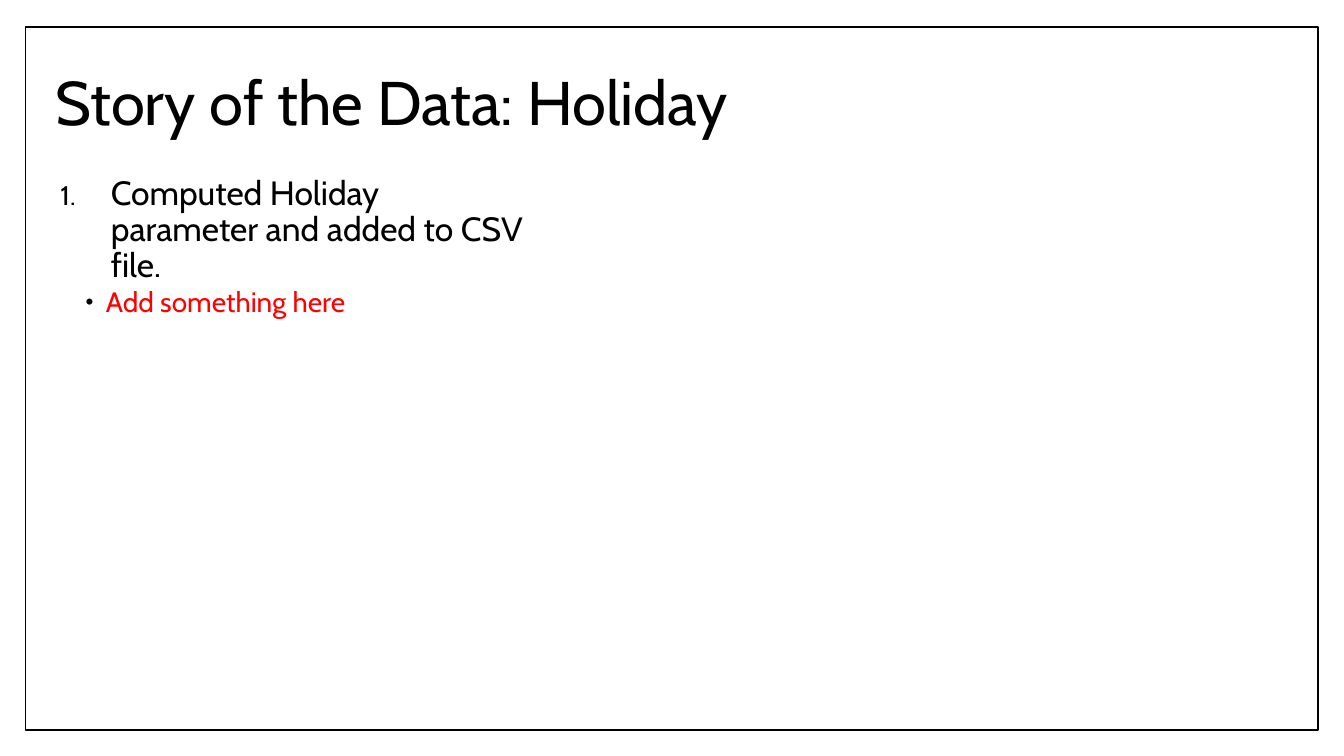
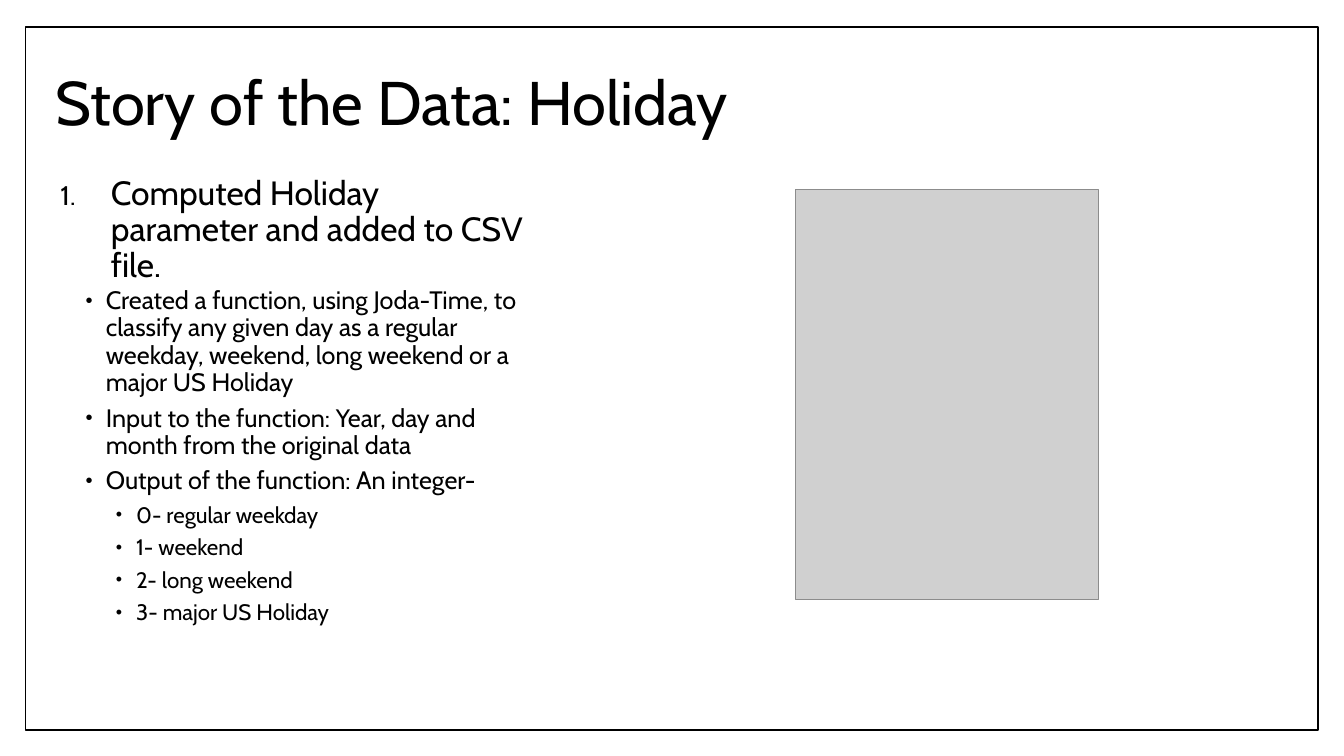
Before and after one commit to RoAjinkya/FlightDelay, a slide deck: slide 9 of docs/Final Presentation_FlightDelay.pptx. Drawn at 1344x756 pixels with LibreOffice and Linux fonts; fonts in the diff are those of the drawing; grey boxes stand for pictures. Boxes give left, top, right and bottom in pixels: in the first picture for what was removed or moved away, otherwise in the second. Text is boxed around its words. In the diff, an @@ line names an element or a change of style, - is before the commit and + after.

```diff
--- a/docs/Final Presentation_FlightDelay.pptx
+++ b/docs/Final Presentation_FlightDelay.pptx
@@ picture added at (797, 190, 1099, 599) @@
@@ text at (106, 290, 516, 626): text changed; size 20 to 18 pt; text colour #FF0000 to #000000 @@
-  • Add something here
+  • Created a function, using Joda-Time, to classify any given day as a regular weekday, weekend, long weekend or a major US Holiday
+  • Input to the function: Year, day and month from the original data
+  • Output of the function: An integer-
+    • 0- regular weekday
+    • 1- weekend
+    • 2- long weekend
+    • 3- major US Holiday
```
Also in this commit, not shown: 7 other slides changed, 2 slides added, 2 slides removed.
